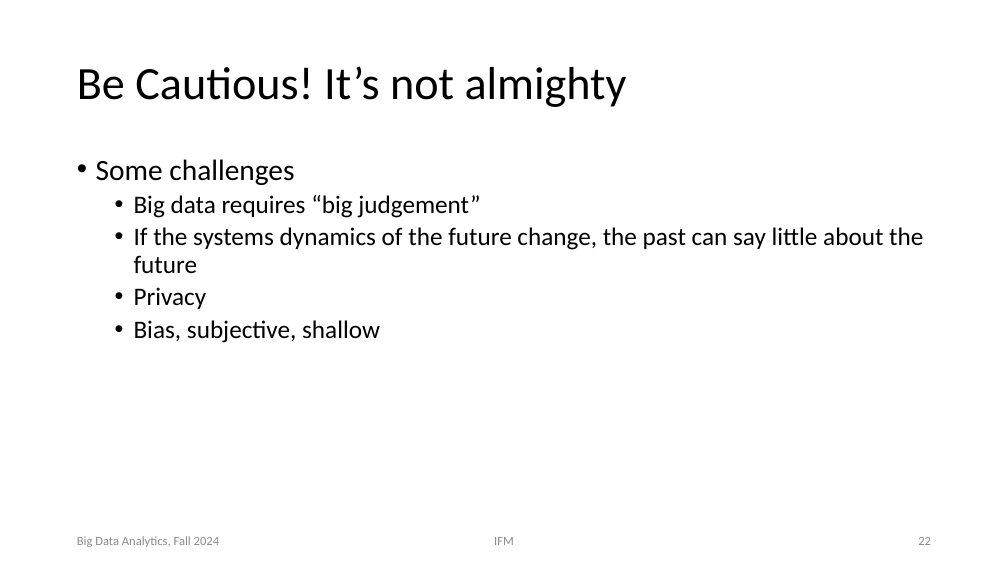
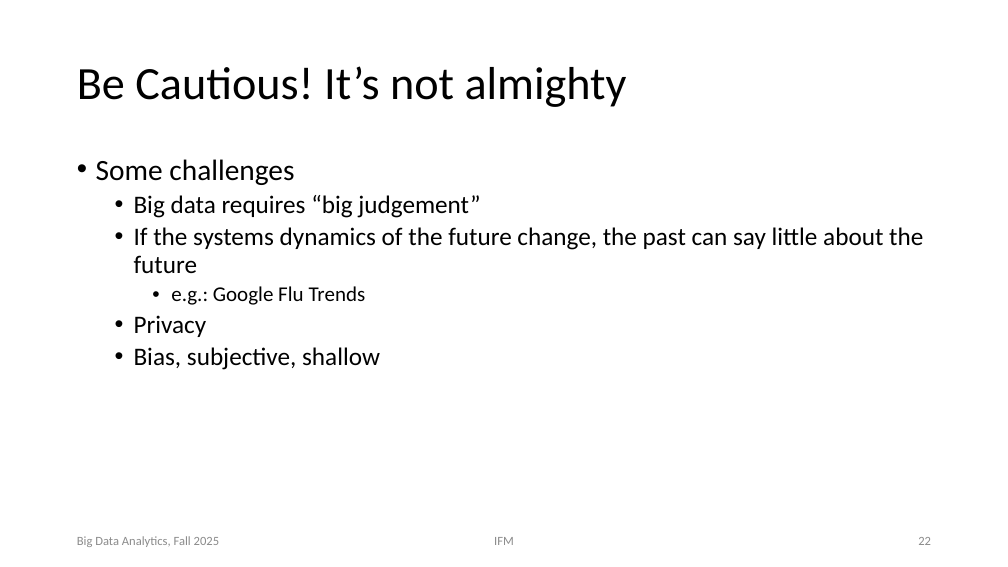
Before and after one commit to chriswjh/chriswjh.github.io, a slide deck: slide 22 of BDA_IFM/01-Introduction.pptx. Drawn at 1008x567 pixels with LibreOffice and Linux fonts; fonts in the diff are those of the drawing. Boxes give left, top, right and bottom in pixels: in the first picture for what was removed or moved away, otherwise in the second. Text is boxed around its words. In the diff, an @@ line names an element or a change of style, - is before the commit and + after.

```diff
--- a/BDA_IFM/01-Introduction.pptx
+++ b/BDA_IFM/01-Introduction.pptx
@@ text at (x1=171, y1=286, x2=366, y2=305): paragraph added @@
+    • e.g.: Google Flu Trends
@@ text at (x1=77, y1=536, x2=220, y2=547): text changed @@
-Big Data Analytics, Fall 2024
+Big Data Analytics, Fall 2025
```
Also in this commit, not shown: 38 other slides changed, 6 other files.
